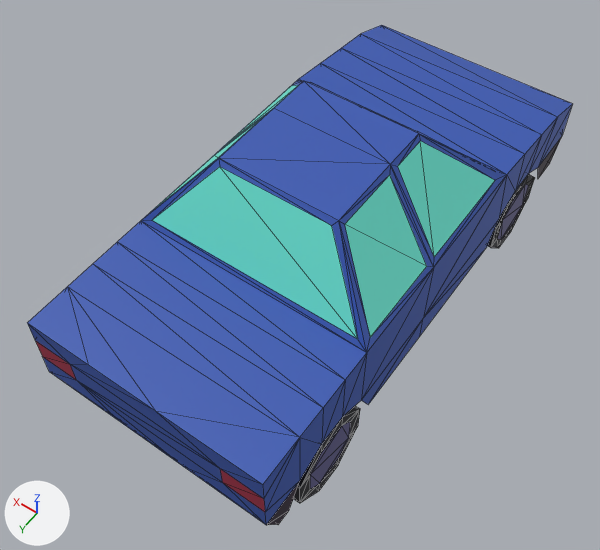
An edit to the OBJ model gfx/models/car2.obj, drawn before and after from the same camera.
One viewpoint serves both versions: a 50 mm camera at (-1.89, 3.02, 4.68) aimed at (0.01, 0.37, 0.51). Lighting does not change. The marker at lower left points along +X, +Y and +Z. The picture after the commit comes second. Mesh edges are drawn as thin lines. Where no turn or scale is listed for an object, it has been applied to the vertices. Vertices at exactly the same position are counted once.

Objects in the first picture: 'CAR2'.
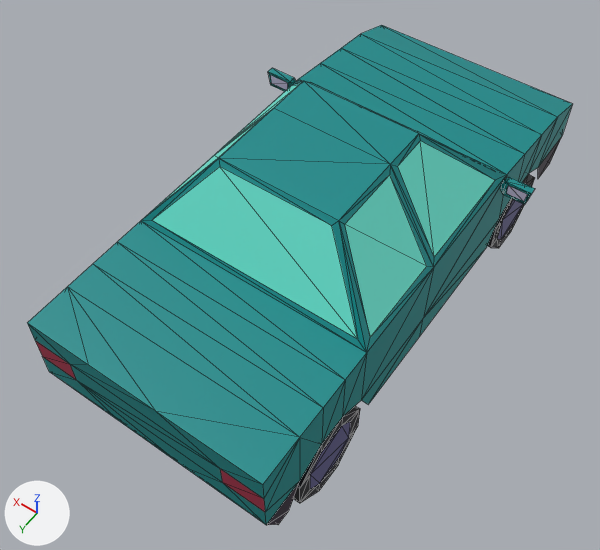
Location of each change, (x1, y1, x2, y2) in pixels of the pictures (600 x 550 px):
part 1 of me_car2, added: after (268, 68, 296, 92)
part 2 of me_car2, added: after (500, 177, 535, 204)
part 3 of me_car2, surface changed (blue to cyan): (27, 25, 573, 525) in both

Diff of the bpy script that builds the scene:
```diff
--- a/gfx/models/car2.obj.py
+++ b/gfx/models/car2.obj.py
@@ me_car2 @@
 # used by ob_car2; location = (0.0, 0.0, 0.0)
-me_car2.from_pydata(...)  # 240 vertices, 448 faces; spans x -0.8..0.79, y -1.81..1.8, z 0.0..1.5
+me_car2.from_pydata(...)  # 272 vertices, 504 faces; spans x -1.0..1.0, y -1.81..1.8, z 0.0..1.5
+# me_car2 part 1: a new loose piece of 16 vertices spanning x 0.78..1.0, y -0.69..-0.64, z 0.89..1.0, in mat_material_003 (picture img_lospec500_8x_png)
+# me_car2 part 2: a new loose piece of 16 vertices spanning x -1.0..-0.8, y -0.69..-0.64, z 0.89..1.0, in mat_material_003 (picture img_lospec500_8x_png)
+# me_car2 part 3: 150 kept faces spanning x -0.8..0.79, y -1.81..1.8, z 0.3..1.5 get new texture (UV) coordinates
 me_car2.materials.append(mat_material_003)
```
